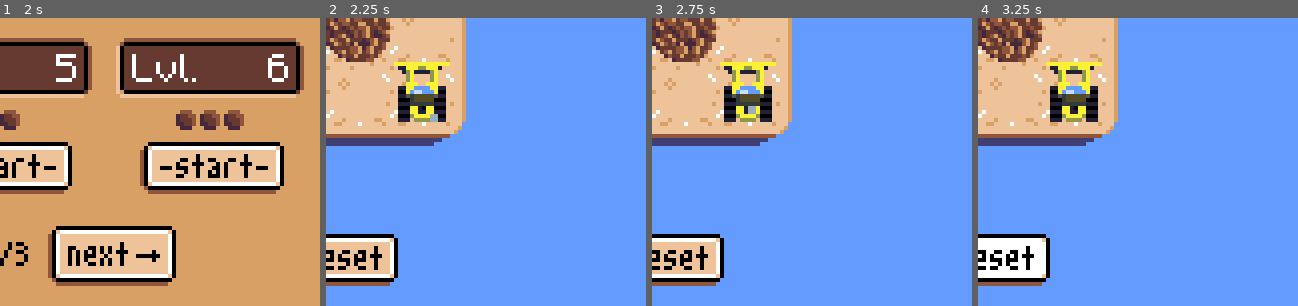
Above: before the commit, frames 1-4 (left to right).
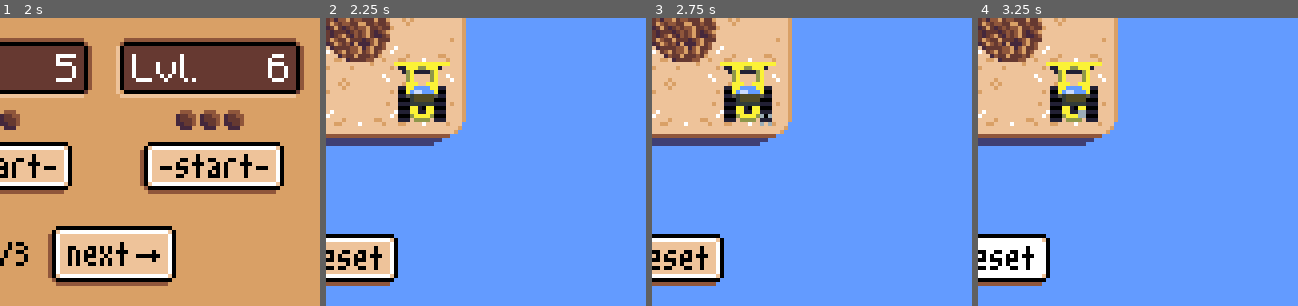
Above: after the commit, the same moments.

Repository: aludvik/Bouldering
Game: Godot game, scene res://Title/Title.tscn
The game is run twice, just before and just after one commit, with the same random seed, the same clock (stepped at 60 frames per second) and the same inputs.
Inputs (mouse positions are % of the whole screen's width and height, from its top left):
- Up to frame 1 (2 s): click (50, 87) at 0.5 s; click (21, 67) at 1.25 s
- Up to frame 2 (2.25 s): click (17, 43) at 2.02 s
- Up to frame 3 (2.75 s): no input
- Up to frame 4 (3.25 s): click (50, 92) at 2.75 s
The pictures show only the part of the screen within x 50-100%, y 50-100%; the shares and areas given below are measured in that part.

Frame 1 is identical in both runs. In frame 2, less than 0.1% of the frame differs, in the area x 32-35%, y 33-37%; in frame 3, 0.1%, in the area x 30-38%, y 30-38%; in frame 4, less than 0.1%.

Commit message:
Impl sound FX

Diff:
--- a/Level/Buried.tscn
+++ /dev/null
@@ -1,15 +0,0 @@
-[gd_scene load_steps=3 format=2]
-
-[ext_resource path="res://Sprites/LevelRock/BuriedRock.png" type="Texture" id=1]
-
-[sub_resource type="RectangleShape2D" id=1]
-
-[node name="Buried" type="StaticBody2D"]
-position = Vector2( 104, 75 )
-
-[node name="Sprite" type="Sprite" parent="."]
-texture = ExtResource( 1 )
-
-[node name="CollisionShape2D" type="CollisionShape2D" parent="."]
-scale = Vector2( 0.8, 0.8 )
-shape = SubResource( 1 )
--- a/Level/Hole.tscn
+++ /dev/null
@@ -1,17 +0,0 @@
-[gd_scene load_steps=3 format=2]
-
-[ext_resource path="res://Sprites/LevelRock/HoleRock.png" type="Texture" id=1]
-
-[sub_resource type="RectangleShape2D" id=1]
-
-[node name="Hole" type="StaticBody2D" groups=[
-"accepts_boulder",
-]]
-position = Vector2( 56, 43 )
-
-[node name="Sprite" type="Sprite" parent="."]
-texture = ExtResource( 1 )
-
-[node name="CollisionShape2D" type="CollisionShape2D" parent="."]
-scale = Vector2( 0.8, 0.8 )
-shape = SubResource( 1 )
--- a/Level/Level.gd
+++ b/Level/Level.gd
@@ -78,7 +78,7 @@
 	return get(kind).duplicate()
 
 func _unhandled_input(event):
-	if moving:
+	if moving or remaining == 0:
 		return
 	for dir in inputs.keys():
 		if event.is_action_pressed("ui_" + dir):
@@ -86,16 +86,20 @@
 
 func move(dir):
 	rotate_tractor(dir)
+	var move = true
 	var tractor_ray = Tractor.get_node(rays[dir])
 	if tractor_ray.is_colliding():
 		var collider = tractor_ray.get_collider()
 		if collider.is_in_group("movable"):
 			if !move_boulder(collider, dir):
-				return
+				move = false
 		else:
-			return
-	moving = true
-	move_tractor(dir)
+			move = false
+	if move:
+		moving = true
+		move_tractor(dir)
+	else:
+		$BumpFx.play()
 
 func move_boulder(boulder, dir):
 	var boulder_ray = boulder.get_node(rays[dir])
@@ -104,6 +108,7 @@
 		if !collider.is_in_group("accepts_boulder"):
 			return false
 		filled = {"hole": collider, "boulder": boulder}
+	$PushFx.play()
 	move_tween(boulder, inputs[dir])
 	return true
 
@@ -141,6 +146,7 @@
 		$Pieces.add_child(new_buried)
 		filled = null
 		remaining -= 1
+		$DropFx.play()
 
 func handle_level_complete():
 	if remaining <= 0:
@@ -148,6 +154,7 @@
 		$Success.show()
 		State.mark_current_level_complete()
 		State.save_state()
+		$CompleteFx.play()
 
 func _on_move_completed():
 	moving = false
@@ -156,3 +163,4 @@
 
 func _on_ResetButton_pressed():
 	load_level()
+	$ResetFx.play()
--- a/Level/Level.tscn
+++ b/Level/Level.tscn
@@ -10,13 +10,18 @@
 [ext_resource path="res://Sprites/LevelRock/PlatformRock.png" type="Texture" id=8]
 [ext_resource path="res://Sprites/LevelRock/Shadow.png" type="Texture" id=9]
 [ext_resource path="res://Sprites/LevelRock/GridRock.png" type="Texture" id=10]
-[ext_resource path="res://Level/Hole.tscn" type="PackedScene" id=11]
-[ext_resource path="res://Level/Buried.tscn" type="PackedScene" id=12]
+[ext_resource path="res://Sprites/LevelRock/HoleRock.png" type="Texture" id=11]
+[ext_resource path="res://Sprites/LevelRock/BuriedRock.png" type="Texture" id=12]
 [ext_resource path="res://Level/Level.gd" type="Script" id=13]
 [ext_resource path="res://Sprites/LevelRock/TractorRock.png" type="Texture" id=14]
-[ext_resource path="res://Level/Boulder.tscn" type="PackedScene" id=15]
-[ext_resource path="res://Level/Stone.tscn" type="PackedScene" id=16]
+[ext_resource path="res://Sprites/LevelRock/BoulderRock.png" type="Texture" id=15]
+[ext_resource path="res://Sprites/LevelRock/Stone.png" type="Texture" id=16]
 [ext_resource path="res://LargeFont.tres" type="DynamicFont" id=17]
+[ext_resource path="res://Audio/boulder_push.wav" type="AudioStream" id=18]
+[ext_resource path="res://Audio/bump.wav" type="AudioStream" id=19]
+[ext_resource path="res://Audio/boulder_drop.wav" type="AudioStream" id=20]
+[ext_resource path="res://Audio/reset.wav" type="AudioStream" id=21]
+[ext_resource path="res://Audio/complete.wav" type="AudioStream" id=22]
 
 [sub_resource type="RectangleShape2D" id=1]
 
@@ -59,6 +64,14 @@
 "name": "default",
 "speed": 12.0
 } ]
+
+[sub_resource type="RectangleShape2D" id=11]
+
+[sub_resource type="RectangleShape2D" id=12]
+
+[sub_resource type="RectangleShape2D" id=13]
+
+[sub_resource type="RectangleShape2D" id=14]
 
 [node name="Level" type="Node2D"]
 script = ExtResource( 13 )
@@ -676,7 +689,7 @@
 
 [node name="AnimatedSprite" type="AnimatedSprite" parent="Tractor"]
 frames = SubResource( 10 )
-frame = 3
+frame = 6
 playing = true
 
 [node name="Tween" type="Tween" parent="Tractor"]
@@ -707,13 +720,86 @@
 
 [node name="Pieces" type="Node2D" parent="."]
 
-[node name="Hole" parent="Pieces" instance=ExtResource( 11 )]
-
-[node name="Buried" parent="Pieces" instance=ExtResource( 12 )]
-
-[node name="Stone" parent="Pieces" instance=ExtResource( 16 )]
-
-[node name="Boulder" parent="Pieces" instance=ExtResource( 15 )]
+[node name="Boulder" type="Area2D" parent="Pieces" groups=[
+"movable",
+]]
+position = Vector2( 72, 75 )
+
+[node name="Sprite" type="Sprite" parent="Pieces/Boulder"]
+texture = ExtResource( 15 )
+
+[node name="Tween" type="Tween" parent="Pieces/Boulder"]
+
+[node name="CollisionShape2D" type="CollisionShape2D" parent="Pieces/Boulder"]
+scale = Vector2( 0.8, 0.8 )
+shape = SubResource( 11 )
+
+[node name="Up" type="RayCast2D" parent="Pieces/Boulder"]
+enabled = true
+cast_to = Vector2( 0, -16 )
+collide_with_areas = true
+
+[node name="Down" type="RayCast2D" parent="Pieces/Boulder"]
+enabled = true
+cast_to = Vector2( 0, 16 )
+collide_with_areas = true
+
+[node name="Left" type="RayCast2D" parent="Pieces/Boulder"]
+enabled = true
+cast_to = Vector2( -16, 0 )
+collide_with_areas = true
+
+[node name="Right" type="RayCast2D" parent="Pieces/Boulder"]
+enabled = true
+cast_to = Vector2( 16, 0 )
+collide_with_areas = true
+
+[node name="Stone" type="StaticBody2D" parent="Pieces"]
+position = Vector2( 104, 43 )
+
+[node name="Sprite" type="Sprite" parent="Pieces/Stone"]
+texture = ExtResource( 16 )
+
+[node name="CollisionShape2D" type="CollisionShape2D" parent="Pieces/Stone"]
+scale = Vector2( 0.8, 0.8 )
+shape = SubResource( 12 )
+
+[node name="Buried" type="StaticBody2D" parent="Pieces"]
+position = Vector2( 104, 75 )
+
+[node name="Sprite" type="Sprite" parent="Pieces/Buried"]
+texture = ExtResource( 12 )
+
+[node name="CollisionShape2D" type="CollisionShape2D" parent="Pieces/Buried"]
+scale = Vector2( 0.8, 0.8 )
+shape = SubResource( 13 )
+
+[node name="Hole" type="StaticBody2D" parent="Pieces" groups=[
+"accepts_boulder",
+]]
+position = Vector2( 56, 43 )
+
+[node name="Sprite" type="Sprite" parent="Pieces/Hole"]
+texture = ExtResource( 11 )
+
+[node name="CollisionShape2D" type="CollisionShape2D" parent="Pieces/Hole"]
+scale = Vector2( 0.8, 0.8 )
+shape = SubResource( 14 )
+
+[node name="PushFx" type="AudioStreamPlayer" parent="."]
+stream = ExtResource( 18 )
+
+[node name="BumpFx" type="AudioStreamPlayer" parent="."]
+stream = ExtResource( 19 )
+
+[node name="DropFx" type="AudioStreamPlayer" parent="."]
+stream = ExtResource( 20 )
+
+[node name="ResetFx" type="AudioStreamPlayer" parent="."]
+stream = ExtResource( 21 )
+
+[node name="CompleteFx" type="AudioStreamPlayer" parent="."]
+stream = ExtResource( 22 )
 
 [connection signal="pressed" from="ReturnButton" to="ReturnButton" method="_on_pressed"]
 [connection signal="pressed" from="ResetButton" to="." method="_on_ResetButton_pressed"]
--- a/Level/Stone.tscn
+++ /dev/null
@@ -1,15 +0,0 @@
-[gd_scene load_steps=3 format=2]
-
-[ext_resource path="res://Sprites/LevelRock/Stone.png" type="Texture" id=1]
-
-[sub_resource type="RectangleShape2D" id=1]
-
-[node name="Stone" type="StaticBody2D"]
-position = Vector2( 104, 43 )
-
-[node name="Sprite" type="Sprite" parent="."]
-texture = ExtResource( 1 )
-
-[node name="CollisionShape2D" type="CollisionShape2D" parent="."]
-scale = Vector2( 0.8, 0.8 )
-shape = SubResource( 1 )
--- a/Music.tscn
+++ b/Music.tscn
@@ -4,3 +4,4 @@
 
 [node name="AudioStreamPlayer" type="AudioStreamPlayer"]
 stream = ExtResource( 1 )
+volume_db = -6.0
--- a/State.gd
+++ b/State.gd
@@ -1,4 +1,7 @@
 extends Node
+
+#TODO:
+#	reset progress
 
 # Level
 var world: String = "Rock"
@@ -6,11 +9,9 @@
 var level: int = 4 # 0-indexed
 
 # Progress
-var completion = {
-	"Rock": {},
-	"Moss": {},
-	"Snow": {}
-}
+var completion = make_completion_dict()
+func make_completion_dict():
+	return {"Rock": {}, "Moss": {}, "Snow": {}}
 
 # Settings
 var music: bool = true setget music_set
@@ -44,7 +45,6 @@
 	save_file.store_line(to_json(sfx))
 	save_file.store_line(to_json(resolution))
 	save_file.close()
-	print("saved game")
 
 func load_state():
 	var save_file = File.new()
@@ -58,7 +58,8 @@
 	save_file.close()
 
 func reset_progress():
-	print("Reset progress")
+	completion = make_completion_dict()
+	save_state()
 
 # Getters and setters
 
--- a/project.godot
+++ b/project.godot
@@ -13,6 +13,10 @@
 config/name="The Bouldering Project"
 run/main_scene="res://Title/Title.tscn"
 config/icon="res://icon.png"
+
+[audio]
+
+default_bus_layout=""
 
 [autoload]
 
Not shown, changed: Audio/complete.wav.import
Not shown, changed: Audio/music.wav.import
Not shown, changed: Audio/reset.wav.import
Not shown: 1 places in Level/Level.tscn that only renumber resources
Not shown, changed: Audio/boulder_drop.wav
Not shown, changed: Audio/boulder_push.wav
Not shown, removed: Audio/button_click.wav
Not shown, added: Audio/complete.wav
Not shown, removed: Audio/level_complete.wav
Not shown, added: Audio/reset.wav
